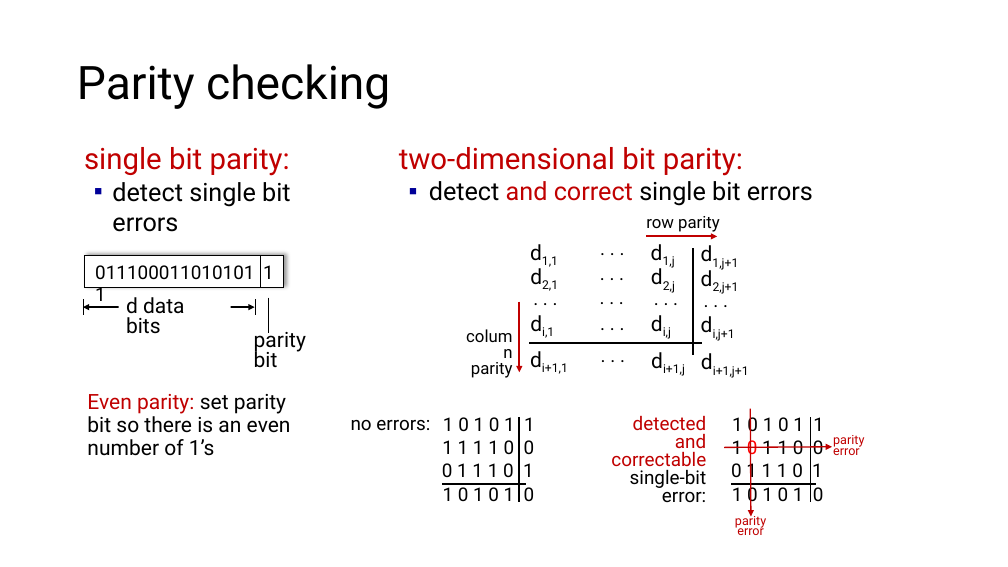
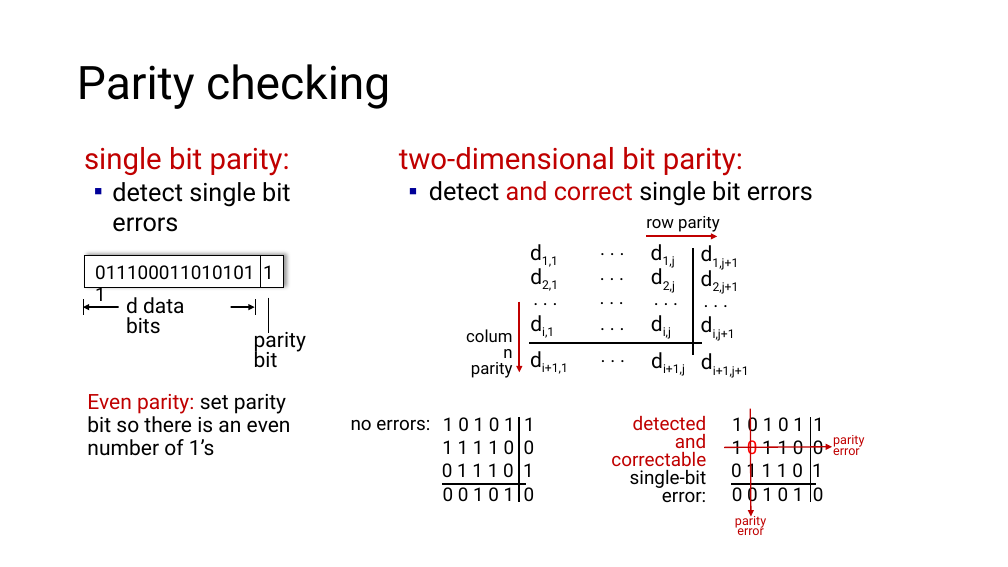
Before and after one commit to ngsrinivas/coursegen, a slide deck: slide 26 of ex/352-S21/staging/352-S21/lectures/link-addressing-error-detection-correction.pptx. Drawn at 1008x567 pixels with LibreOffice and Linux fonts; fonts in the diff are those of the drawing. Boxes give left, top, right and bottom in pixels: in the first picture for what was removed or moved away, otherwise in the second. Text is boxed around its words. In the diff, an @@ line names an element or a change of style, - is before the commit and + after.

Commit message:
Correct typo in parity checking slide

```diff
--- a/ex/352-S21/staging/352-S21/lectures/link-addressing-error-detection-correction.pptx
+++ b/ex/352-S21/staging/352-S21/lectures/link-addressing-error-detection-correction.pptx
@@ text at (443, 483, 535, 502): text changed @@
-1 0 1 0 1 0
+0 0 1 0 1 0
@@ text at (732, 484, 824, 507): text changed @@
-1 0 1 0 1 0
+0 0 1 0 1 0
```
Also in this commit, not shown: 1 other file.
